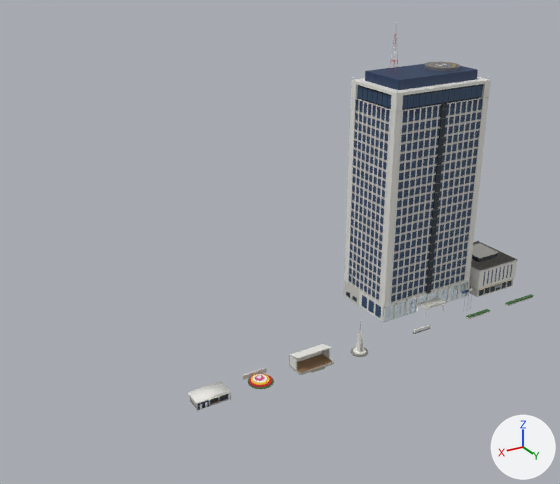
Before and after pictures for a commit that changed the Blender file assets/buildings/umibe.blend.
The view is the same before and after, from a 50 mm camera at (269.4, 216.2, 167.2) aimed at (126.1, -22.7, 47.7). The lights are fixed; the arrows at lower right show +X, +Y and +Z. The picture after the commit comes second.

In view in the first picture: 'umibe_bandshell_body', 'umibe_kyukeijo_body', 'umibe_shiyakusho_body' and 2 more.
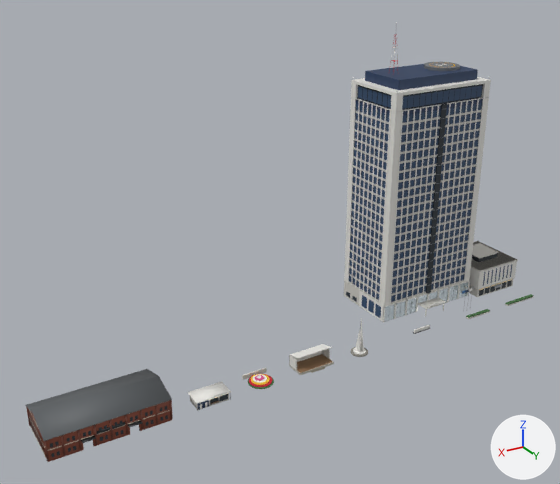
Boxes (x1, y1, x2, y2) around the edits, measured in the pictures (560 x 484 px):
```json
{"object": "umibe_renga_body", "change": "added", "after": [26, 369, 173, 462], "faces in mat_paint": [26, 369, 173, 462]}
```

The change, as JSON lines over the scene's bpy script:
```json
{"op": "add", "block": "me_umibe_renga_body", "code": ["me_umibe_renga_body = bpy.data.meshes.new('umibe_renga_body')", "me_umibe_renga_body.from_pydata(...)  # 878 vertices, 588 faces; spans x -22.5..22.5, y -22.5..1.8, z 0.0..12.4", "me_umibe_renga_body.polygons.foreach_set('use_smooth', [True] * 588)", "# faces by material slot: [532, 20, 24, 12]", "me_umibe_renga_body.materials.append(mat_paint)", "me_umibe_renga_body.materials.append(mat_windowlit)", "me_umibe_renga_body.materials.append(mat_window)", "me_umibe_renga_body.materials.append(mat_light)  # white #fffaf3, glowing white #fffaf3"]}
{"op": "add", "block": "ob_umibe_renga_body", "code": ["ob_umibe_renga_body = bpy.data.objects.new('umibe_renga_body', me_umibe_renga_body)", "ob_umibe_renga_body.parent = ob_umibe_renga", "ob_umibe_renga_body.location = (0.0, 0.0, 0.0)"]}
{"op": "add", "block": "ob_umibe_renga", "code": ["ob_umibe_renga = bpy.data.objects.new('umibe_renga', None)", "ob_umibe_renga.location = (206.6, 0.0, 0.0)"]}
```
